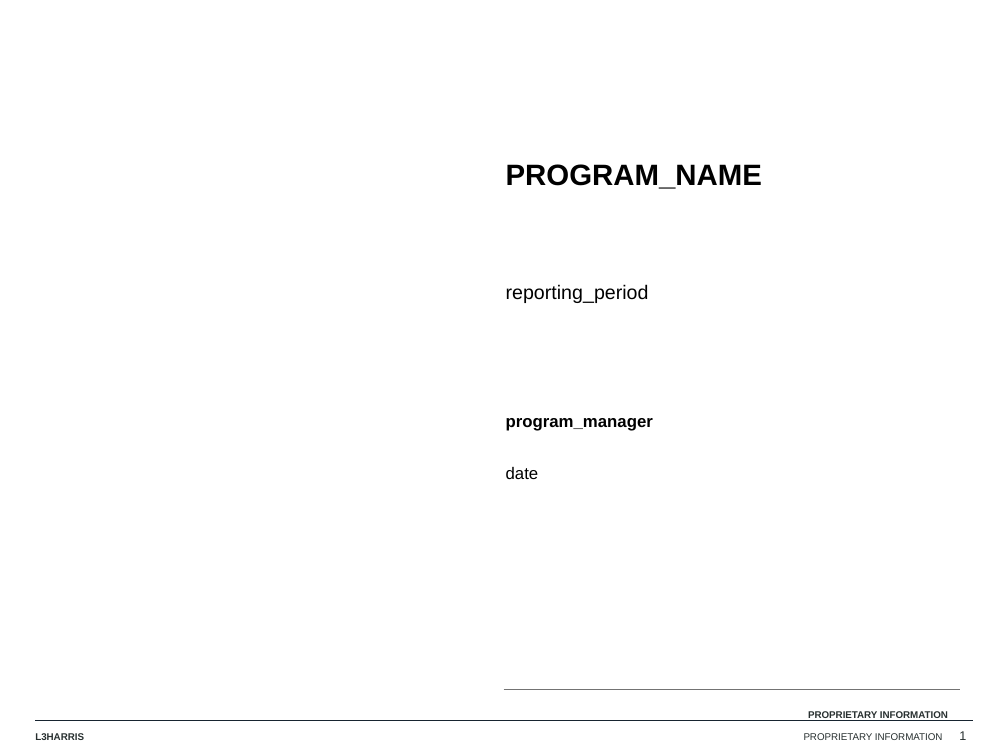
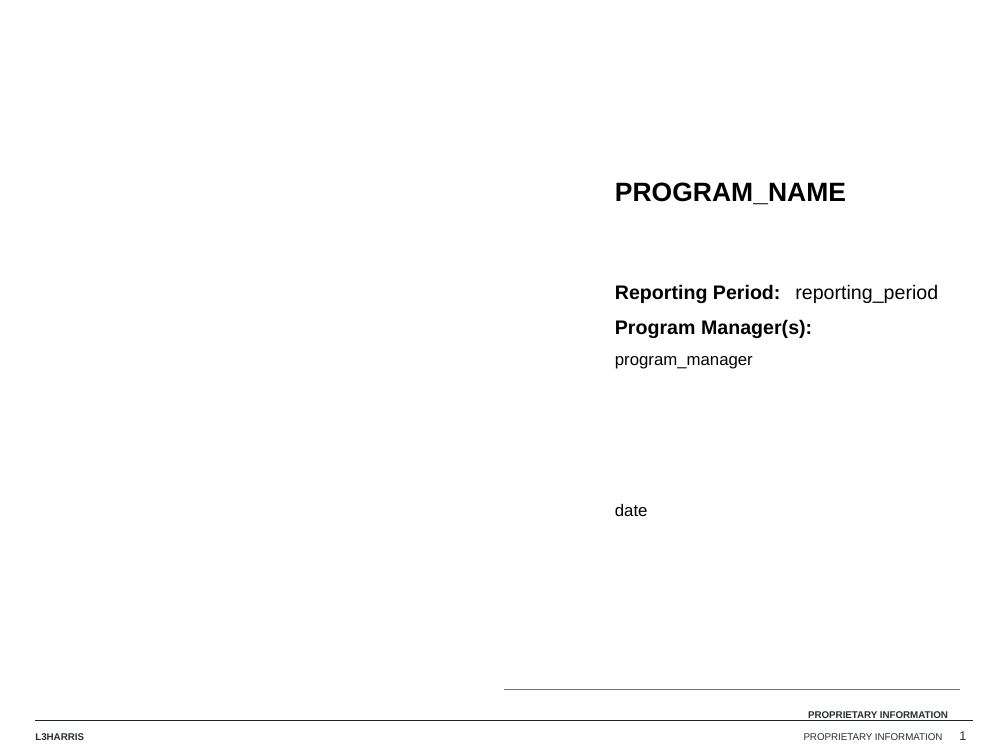
Before and after one commit to seeeyeguy/portal, a slide deck: slide 1 of api/src/program_review_tool/utils/review/export/assets/PRT.pptx. Drawn at 1008x756 pixels with LibreOffice and Linux fonts; fonts in the diff are those of the drawing; background and template pictures are left out. Boxes give left, top, right and bottom in pixels: in the first picture for what was removed or moved away, otherwise in the second. Text is boxed around its words. In the diff, an @@ line names an element or a change of style, - is before the commit and + after.

Commit message:
PMBIPO-607: update slides_config and prt pptx file

```diff
--- a/api/src/program_review_tool/utils/review/export/assets/PRT.pptx
+++ b/api/src/program_review_tool/utils/review/export/assets/PRT.pptx
@@ title "PROGRAM_NAME": place and size @@
-title "PROGRAM_NAME" at [506, 164, 762, 189]
+title "PROGRAM_NAME" at [615, 182, 846, 205]
@@ title "PROGRAM_NAME" at [615, 182, 846, 205]: size 21 to 18.9 pt @@
@@ text added at [615, 284, 781, 303], 14 pt, text #000000, bold @@
+Reporting Period:
@@ subtitle "reporting_period": place and size @@
-subtitle "reporting_period" at [506, 284, 649, 303]
+subtitle "reporting_period" at [795, 284, 938, 303]
@@ text added at [615, 319, 812, 338], 14 pt, text #000000, bold @@
+Program Manager(s):
@@ text "program_manager": place and size @@
-text "program_manager" at [506, 418, 653, 431]
+text "program_manager" at [615, 356, 753, 369]
@@ text "program_manager" at [615, 356, 753, 369]: bold off; vertical alignment middle to top @@
@@ text "date": place and size @@
-text "date" at [506, 467, 539, 479]
+text "date" at [615, 504, 648, 516]
```
Also in this commit, not shown: 3 other files.
